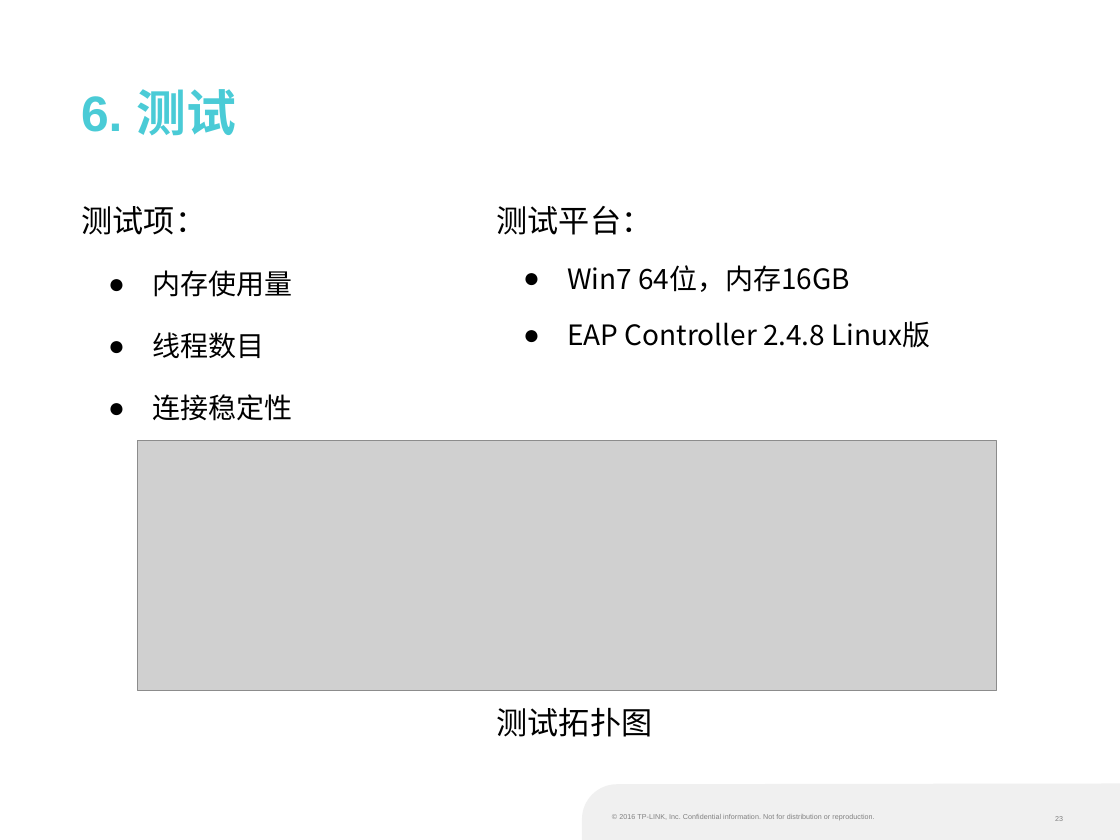
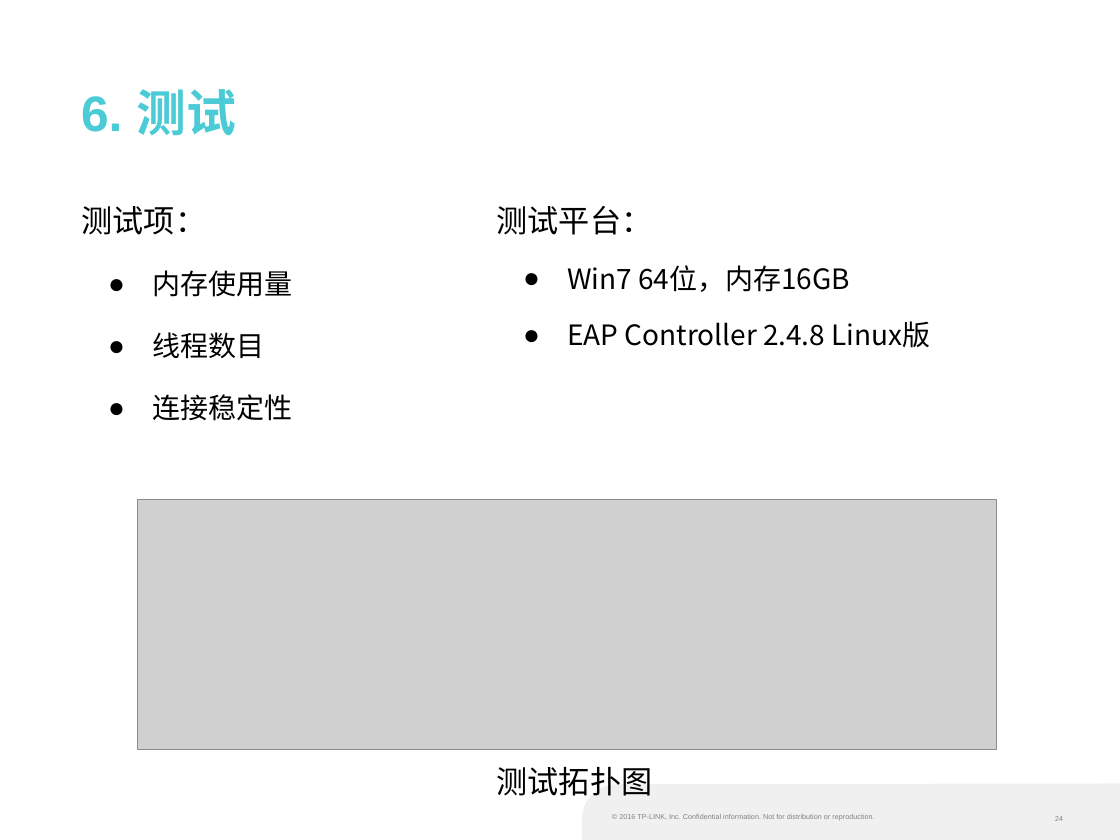
Before and after one commit to liufangri/eapsimulator, a slide deck: slide 24 of docs/W10582孙晓宇.pptx (slide 23 before the commit). Drawn at 1120x840 pixels with LibreOffice and Linux fonts; fonts in the diff are those of the drawing; grey boxes stand for pictures; background and template pictures are left out. Boxes give left, top, right and bottom in pixels: in the first picture for what was removed or moved away, otherwise in the second. Text is boxed around its words. In the diff, an @@ line names an element or a change of style, - is before the commit and + after.

```diff
--- a/docs/W10582孙晓宇.pptx
+++ b/docs/W10582孙晓宇.pptx
@@ picture: place and size @@
-picture at <box>138,440,997,690</box>
+picture at <box>138,500,997,749</box>
@@ text "测试拓扑图": place and size @@
-text "测试拓扑图" at <box>497,708,653,737</box>
+text "测试拓扑图" at <box>497,767,653,796</box>
```
Also in this commit, not shown: 6 other slides changed, 2 slides added.
